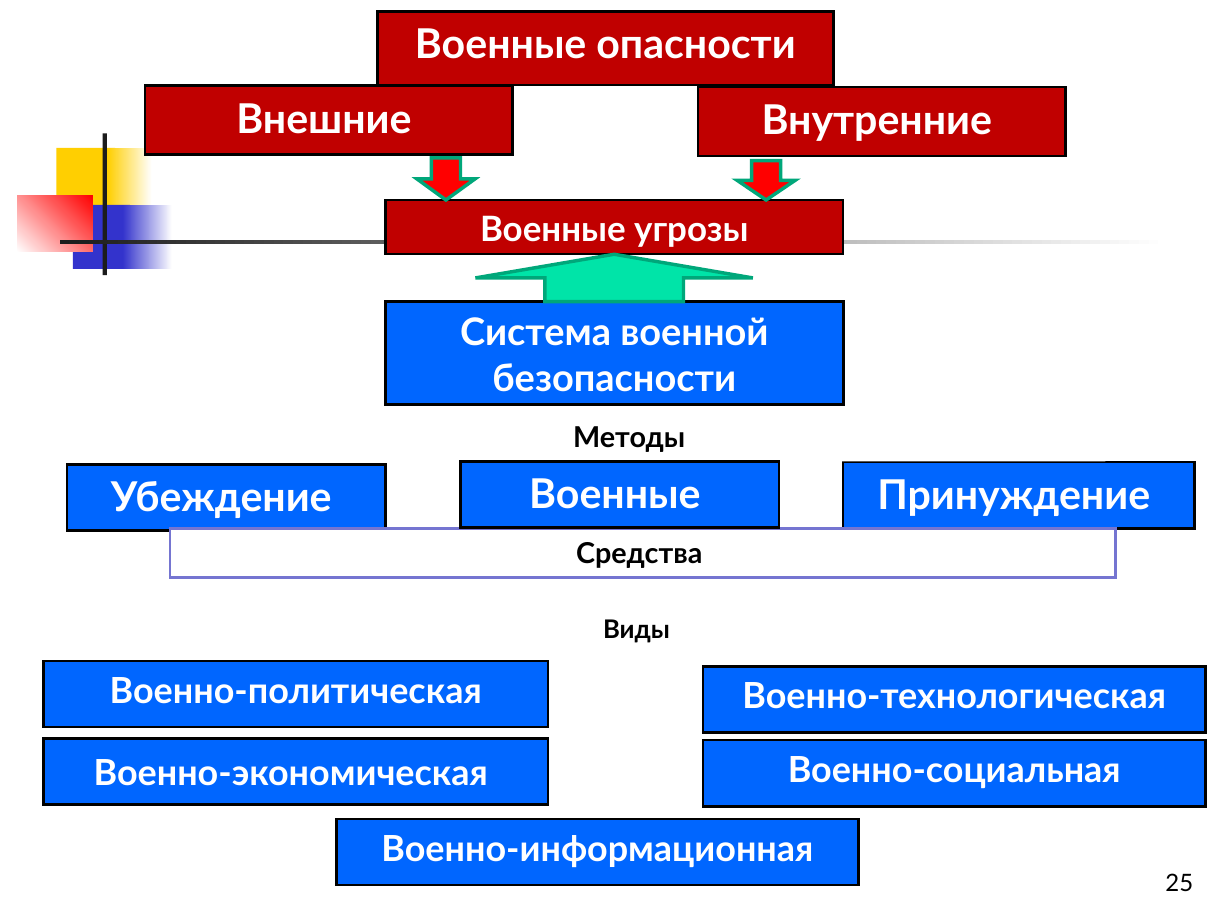
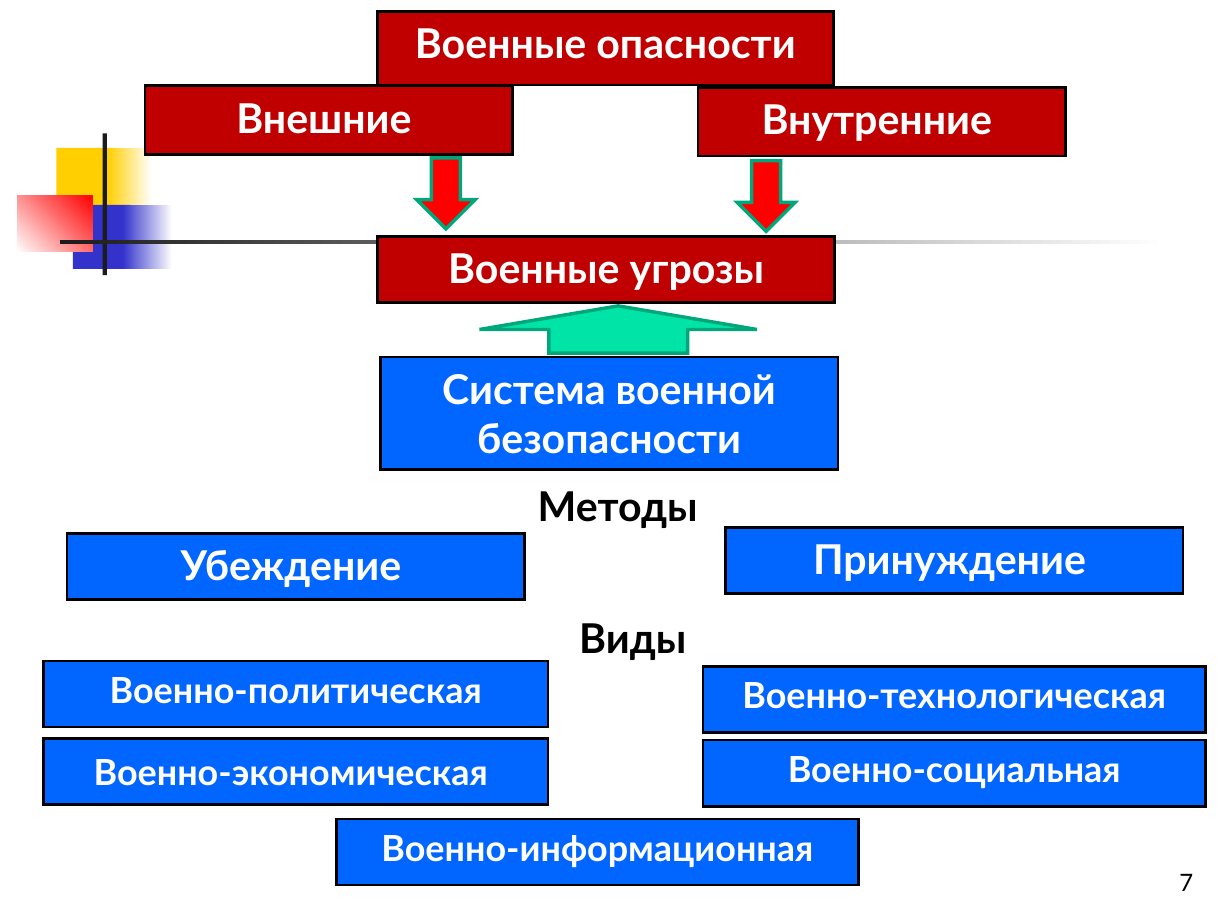
Before and after one commit to shahzod20000901/Storage, a slide deck: slide 7 of Правоведение/Комплект 5.ppt (slide 25 before the commit). Drawn at 1232x924 pixels with LibreOffice and Linux fonts; fonts in the diff are those of the drawing. Boxes give left, top, right and bottom in pixels: in the first picture for what was removed or moved away, otherwise in the second. Text is boxed around its words. In the diff, an @@ line names an element or a change of style, - is before the commit and + after.

```diff
--- a/Правоведение/Комплект 5.ppt
+++ b/Правоведение/Комплект 5.ppt
@@ down arrow: place and size @@
-down arrow at box(416, 158, 474, 200)
+down arrow at box(416, 158, 474, 229)
@@ down arrow: place and size @@
-down arrow at box(737, 160, 795, 200)
+down arrow at box(737, 160, 795, 230)
@@ rectangle "Военные угрозы": place and size @@
-rectangle "Военные угрозы" at box(386, 200, 843, 254)
+rectangle "Военные угрозы" at box(377, 237, 834, 303)
@@ rectangle "Военные угрозы" at box(377, 237, 834, 303): size 20.4 to 24 pt @@
@@ down arrow: place and size @@
-down arrow at box(476, 254, 753, 301)
+down arrow at box(479, 306, 756, 352)
@@ text "Система военной безопасности": place and size @@
-text "Система военной безопасности" at box(386, 302, 844, 405)
+text "Система военной безопасности" at box(381, 357, 839, 469)
@@ text "Система военной безопасности" at box(381, 357, 839, 469): size 22.2 to 24 pt @@
@@ rectangle "Методы": place and size @@
-rectangle "Методы" at box(160, 413, 1105, 462)
+rectangle "Методы" at box(140, 474, 1106, 524)
@@ rectangle "Методы" at box(140, 474, 1106, 524): size 16.8 to 24 pt @@
@@ rectangle removed at box(461, 461, 780, 527) @@
-Военные
@@ rectangle "Убеждение": place and size @@
-rectangle "Убеждение" at box(67, 464, 386, 531)
+rectangle "Убеждение" at box(68, 533, 525, 600)
@@ rectangle removed at box(170, 529, 1115, 578) @@
-Средства
@@ rectangle "Принуждение": place and size @@
-rectangle "Принуждение" at box(843, 462, 1194, 529)
+rectangle "Принуждение" at box(726, 527, 1183, 594)
@@ text "Виды" at box(579, 623, 686, 660): size 15 to 24 pt @@
@@ page number at box(1179, 873, 1193, 891): text changed @@
-25
+7
```
Also in this commit, not shown: 5 other slides changed, 9 slides added, 33 slides removed, 5 other files.
